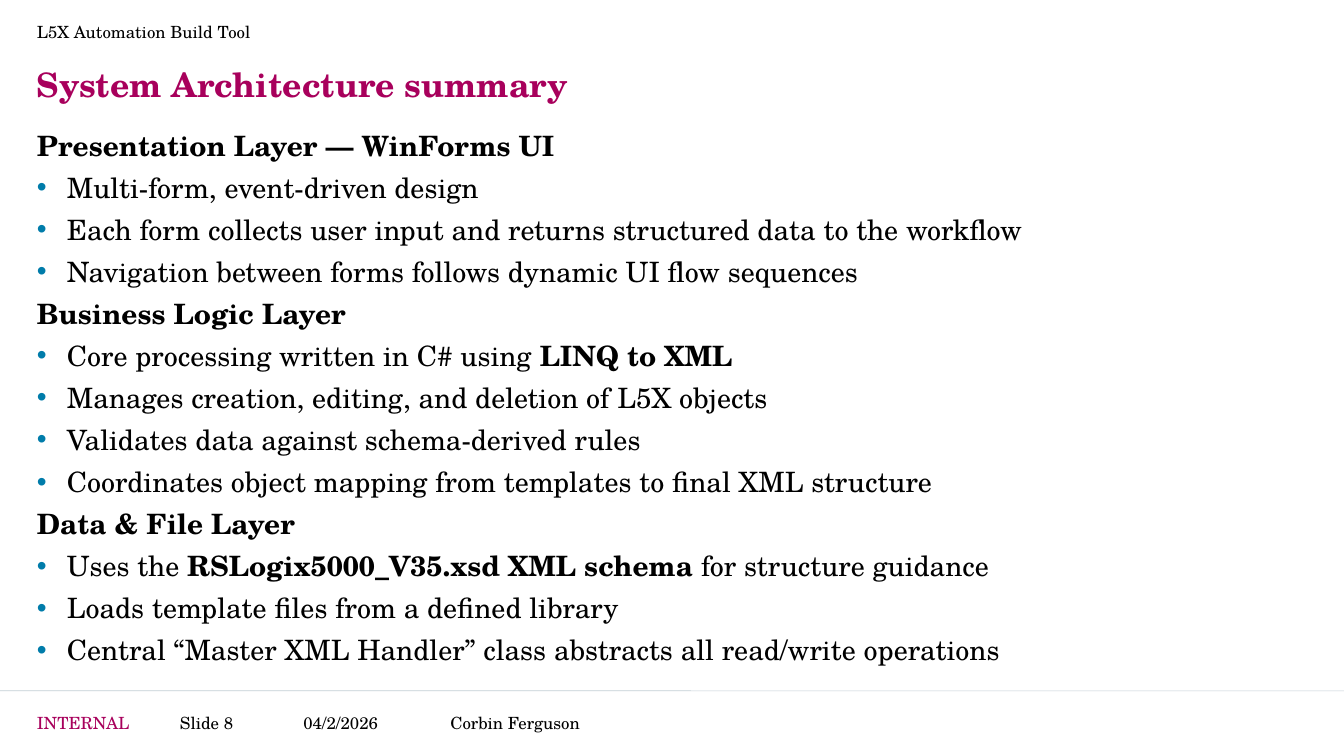
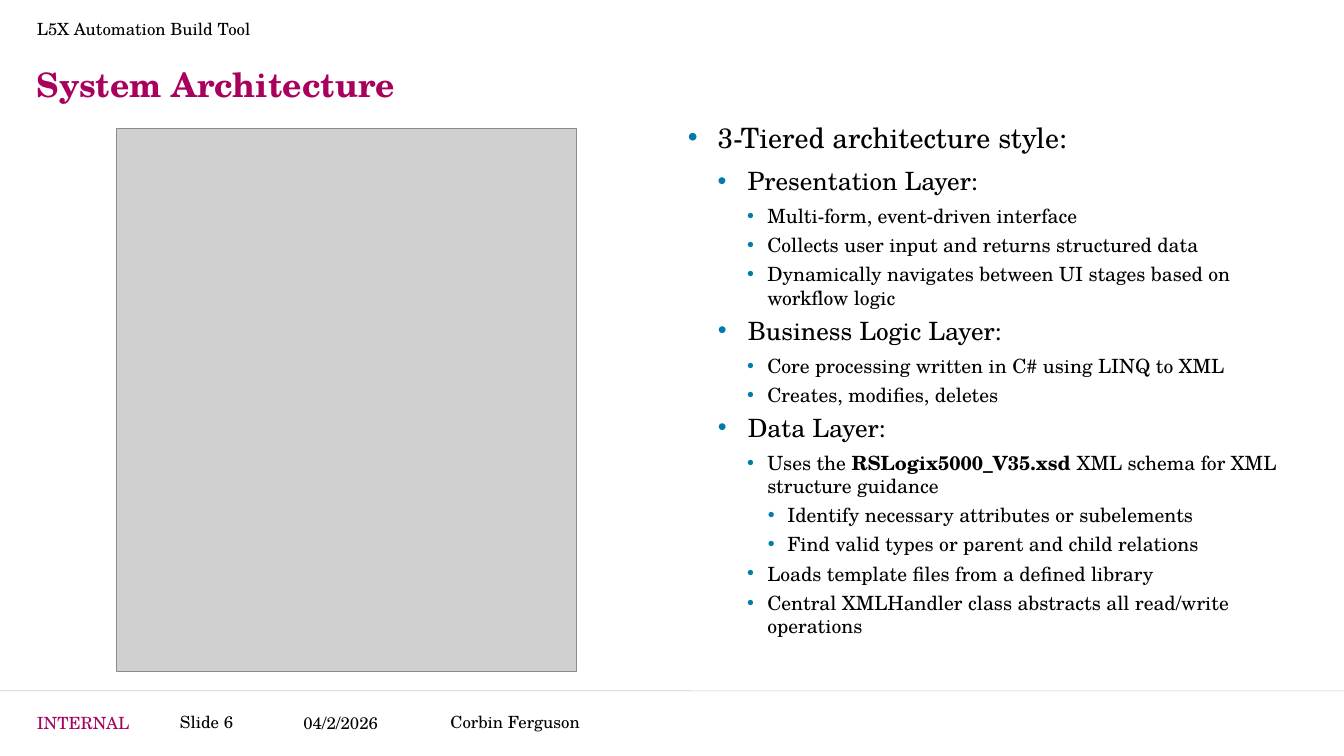
Before and after one commit to CorbinFerguson/ThesisBuildTool, a slide deck: slide 6 of Thesis Writing Documents/Project Development.pptx (slide 8 before the commit). Drawn at 1344x756 pixels with LibreOffice and Linux fonts; fonts in the diff are those of the drawing; grey boxes stand for pictures; background and template pictures are left out. Boxes give left, top, right and bottom in pixels: in the first picture for what was removed or moved away, otherwise in the second. Text is boxed around its words. In the diff, an @@ line names an element or a change of style, - is before the commit and + after.

```diff
--- a/Thesis Writing Documents/Project Development.pptx
+++ b/Thesis Writing Documents/Project Development.pptx
@@ text "L5X Automation Build Tool" at [37,22,251,36]: line spacing 1 to 0.9; more space between paragraphs @@
@@ title at [37,72,395,104]: text changed @@
-System Architecture summary
+System Architecture
@@ text "3-Tiered architecture style:": place and size @@
-text "3-Tiered architecture style:" at [37,135,1022,666]
+text "3-Tiered architecture style:" at [718,127,1276,637]
@@ picture added at [116,128,577,671] @@
@@ text at [718,127,1230,346]: text changed; size 20 to 14 pt @@
-Presentation Layer — WinForms UI
-• Multi‑form, event‑driven design
-• Each form collects user input and returns structured data to the workflow
-• Navigation between forms follows dynamic UI flow sequences
-Business Logic Layer
+• 3-Tiered architecture style:
+  • Presentation Layer:
+    • Multi‑form, event‑driven interface
+    • Collects user input and returns structured data
+    • Dynamically navigates between UI stages based on workflow logic
+  • Business Logic Layer:
@@ text at [767,358,1224,585]: size 20 to 14 pt in "Core processing written in C# using LINQ ...", "Loads template files from a defined library"; bold off in "LINQ to XML"; list level 1 to 3 in "Core processing written in C# ..."; list level 1 to 3 in "Loads template files from a ..." @@
@@ text at [748,387,1276,555]: text changed; size 20 to 14 pt @@
-• Manages creation, editing, and deletion of L5X objects
-• Validates data against schema‑derived rules
-• Coordinates object mapping from templates to final XML structure
-Data & File Layer
-• Uses the RSLogix5000_V35.xsd XML schema for structure guidance
+    • Creates, modifies, deletes
+  • Data Layer:
+    • Uses the RSLogix5000_V35.xsd XML schema for XML structure guidance
+      • Identify necessary attributes or subelements
+      • Find valid types or parent and child relations
@@ text at [767,595,1229,637]: text changed; size 20 to 14 pt @@
-• Central “Master XML Handler” class abstracts all read/write operations
+    • Central XMLHandler class abstracts all read/write operations
@@ page number at [180,715,233,729]: text changed @@
-Slide 8
+Slide 6
```
Also in this commit, not shown: 9 other slides changed, 5 slides added, 1 slide removed, 4 other files.
